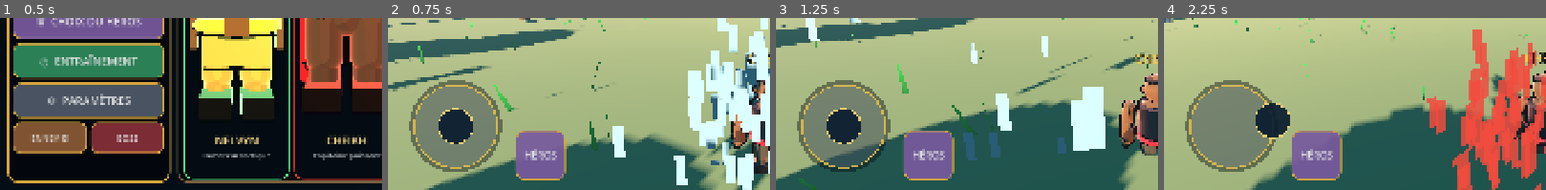
Above: before the commit, frames 1-4 (left to right).
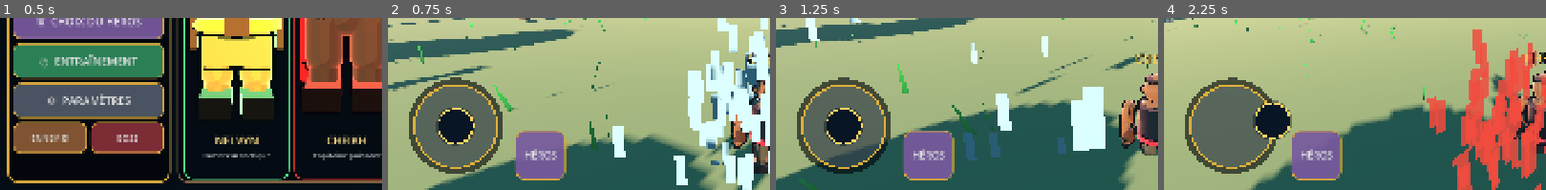
Above: after the commit, the same moments.

Repository: Chasmet/Chk-pirate-warrior-
Game: Godot game, scene res://scenes/main.tscn
Two runs of this game, one before a commit and one after it. Both use one fixed random seed, a clock stepped at 60 frames per second and the inputs below.
Inputs (mouse positions are % of the whole screen's width and height, from its top left):
- Up to frame 1 (0.5 s): no input
- Up to frame 2 (0.75 s): click "⚔ JOUER" at 0.5 s
- Up to frame 3 (1.25 s): no input
- Up to frame 4 (2.25 s): drag from (59, 63) to (60, 28) at 1.27 s; drag from (9, 81) to (45, 70) at 2.02 s
The pictures show only the part of the screen within x 0-50%, y 50-100%; the shares and areas given below are measured in that part.

Frame 1 is identical in both runs. In frame 2, 8.7% of the frame differs, in the area x 5-30%, y 34-91%; in frame 3, 7.3%; in frame 4, 9.4%, in the area x 5-34%, y 34-91%.

Commit message:
fix(v2): corriger les coordonnées tactiles et la précision du joystick

Diff:
--- a/godot/scripts/virtual_joystick.gd
+++ b/godot/scripts/virtual_joystick.gd
@@ -3,14 +3,17 @@
 
 signal vector_changed(value: Vector2)
 
-var touch_index := -1
+var touch_index: int = -1
 var value := Vector2.ZERO
-var radius := 92.0
-var knob_radius := 38.0
+var radius: float = 92.0
+var knob_radius: float = 38.0
+var deadzone: float = 0.10
+var mouse_dragging := false
 
 func _ready() -> void:
 	custom_minimum_size = Vector2(240, 240)
 	mouse_filter = Control.MOUSE_FILTER_STOP
+	clip_contents = false
 	queue_redraw()
 
 func _gui_input(event: InputEvent) -> void:
@@ -18,43 +21,65 @@
 		var touch := event as InputEventScreenTouch
 		if touch.pressed and touch_index == -1:
 			touch_index = touch.index
-			_update_value(touch.position)
+			_update_value(_screen_to_local(touch.position))
+			accept_event()
 		elif not touch.pressed and touch.index == touch_index:
-			touch_index = -1
-			value = Vector2.ZERO
-			vector_changed.emit(value)
-			queue_redraw()
+			_release_joystick()
+			accept_event()
 	elif event is InputEventScreenDrag:
 		var drag := event as InputEventScreenDrag
 		if drag.index == touch_index:
-			_update_value(drag.position)
+			_update_value(_screen_to_local(drag.position))
+			accept_event()
 	elif event is InputEventMouseButton:
 		var mouse := event as InputEventMouseButton
 		if mouse.button_index == MOUSE_BUTTON_LEFT:
+			mouse_dragging = mouse.pressed
 			if mouse.pressed:
 				touch_index = 999
 				_update_value(mouse.position)
 			else:
-				touch_index = -1
-				value = Vector2.ZERO
-				vector_changed.emit(value)
-				queue_redraw()
-	elif event is InputEventMouseMotion and touch_index == 999:
+				_release_joystick()
+			accept_event()
+	elif event is InputEventMouseMotion and mouse_dragging and touch_index == 999:
 		_update_value((event as InputEventMouseMotion).position)
+		accept_event()
+
+func _screen_to_local(screen_position: Vector2) -> Vector2:
+	return get_global_transform_with_canvas().affine_inverse() * screen_position
 
 func _update_value(local_position: Vector2) -> void:
 	var center := size * 0.5
 	var offset := local_position - center
 	if offset.length() > radius:
 		offset = offset.normalized() * radius
-	value = offset / radius
+	var raw_value := offset / maxf(radius, 1.0)
+	if raw_value.length() <= deadzone:
+		value = Vector2.ZERO
+	else:
+		var strength: float = inverse_lerp(deadzone, 1.0, minf(raw_value.length(), 1.0))
+		value = raw_value.normalized() * strength
 	vector_changed.emit(value)
 	queue_redraw()
 
+func _release_joystick() -> void:
+	touch_index = -1
+	mouse_dragging = false
+	value = Vector2.ZERO
+	vector_changed.emit(value)
+	queue_redraw()
+
+func _notification(what: int) -> void:
+	if what == NOTIFICATION_VISIBILITY_CHANGED and not is_visible_in_tree():
+		_release_joystick()
+
 func _draw() -> void:
 	var center := size * 0.5
-	draw_circle(center, radius + 12.0, Color(0.01, 0.03, 0.06, 0.42))
-	draw_circle(center, radius, Color(0.8, 0.9, 1.0, 0.16))
-	draw_arc(center, radius, 0.0, TAU, 64, Color(0.92, 0.76, 0.3, 0.82), 4.0)
-	draw_circle(center + value * radius, knob_radius, Color(0.04, 0.11, 0.18, 0.92))
-	draw_arc(center + value * radius, knob_radius, 0.0, TAU, 40, Color(0.95, 0.82, 0.45, 0.95), 3.0)
+	var pulse: float = 1.0 + sin(Time.get_ticks_msec() * 0.004) * 0.018
+	draw_circle(center, (radius + 14.0) * pulse, Color(0.005, 0.015, 0.03, 0.62))
+	draw_circle(center, radius, Color(0.72, 0.86, 0.96, 0.19))
+	draw_arc(center, radius, 0.0, TAU, 72, Color(0.92, 0.72, 0.22, 0.92), 5.0)
+	var knob_position := center + value * radius
+	draw_circle(knob_position, knob_radius + 5.0, Color(0.0, 0.0, 0.0, 0.34))
+	draw_circle(knob_position, knob_radius, Color(0.025, 0.08, 0.14, 0.98))
+	draw_arc(knob_position, knob_radius, 0.0, TAU, 48, Color(1.0, 0.84, 0.38, 1.0), 4.0)
